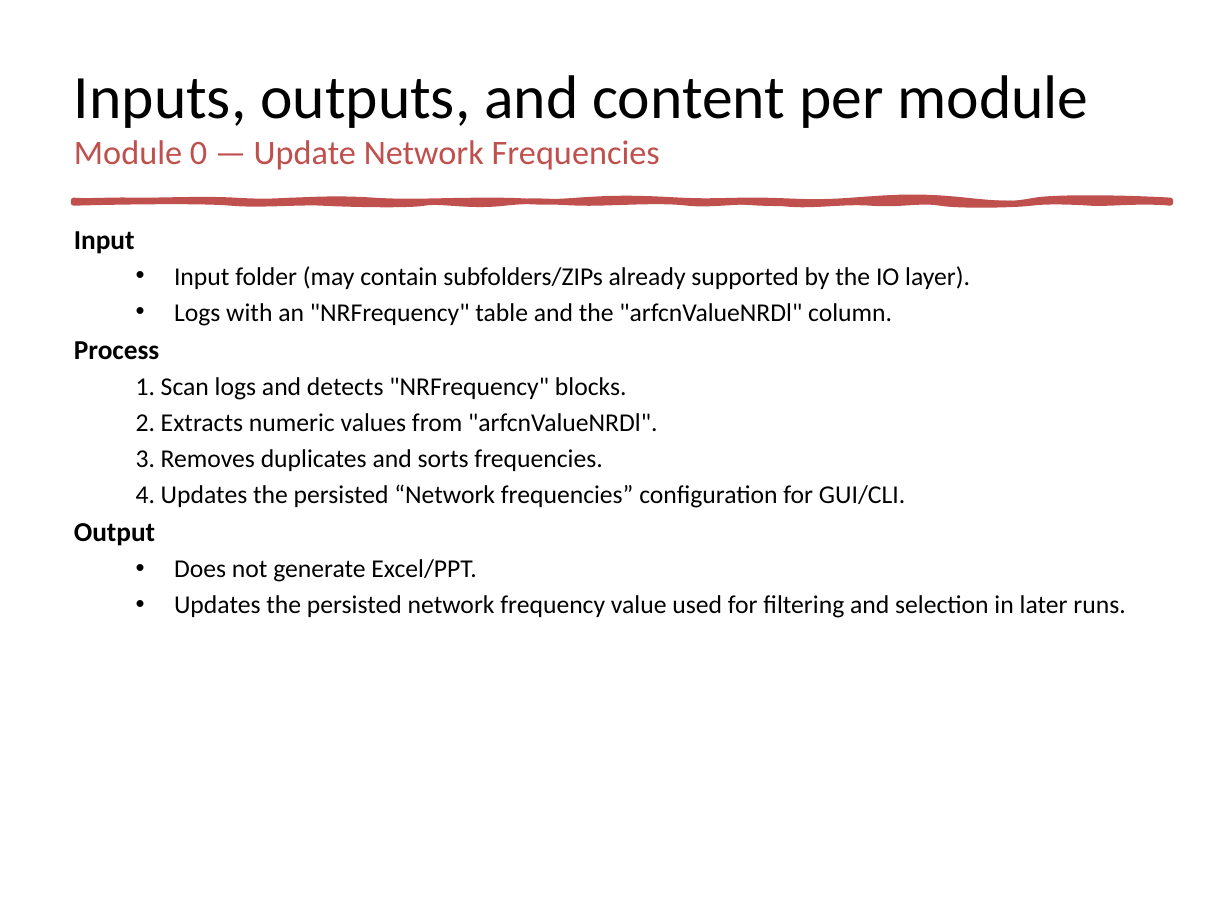
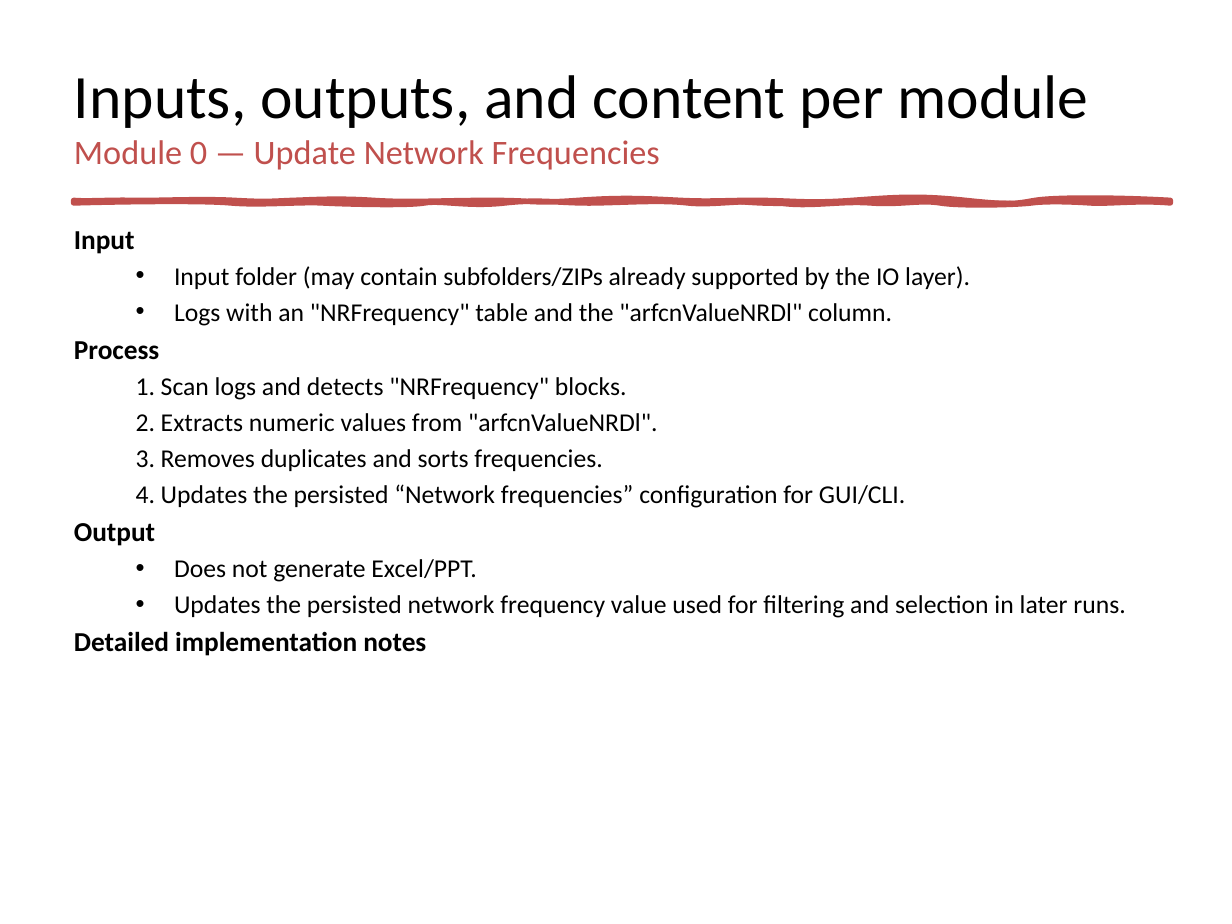
Before and after one commit to jaimetur/SSB_RetuningAutomations, a slide deck: slide 5 of help/User-Guide-SSB-Retuning-Automations-v0.7.3.pptx. Drawn at 1232x924 pixels with LibreOffice and Linux fonts; fonts in the diff are those of the drawing. Boxes give left, top, right and bottom in pixels: in the first picture for what was removed or moved away, otherwise in the second. Text is boxed around its words. In the diff, an @@ line names an element or a change of style, - is before the commit and + after.

```diff
--- a/help/User-Guide-SSB-Retuning-Automations-v0.7.3.pptx
+++ b/help/User-Guide-SSB-Retuning-Automations-v0.7.3.pptx
@@ text at [74, 631, 426, 656]: paragraph added @@
+Detailed implementation notes
```
Also in this commit, not shown: 11 slides added, 3 other files.
